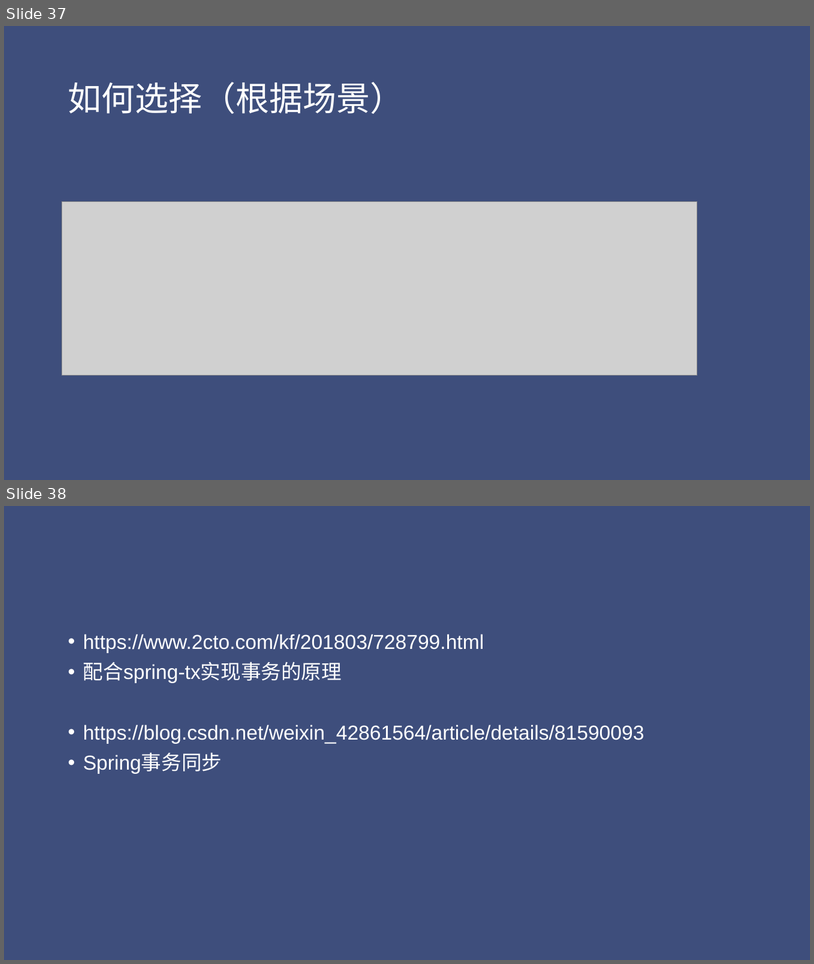
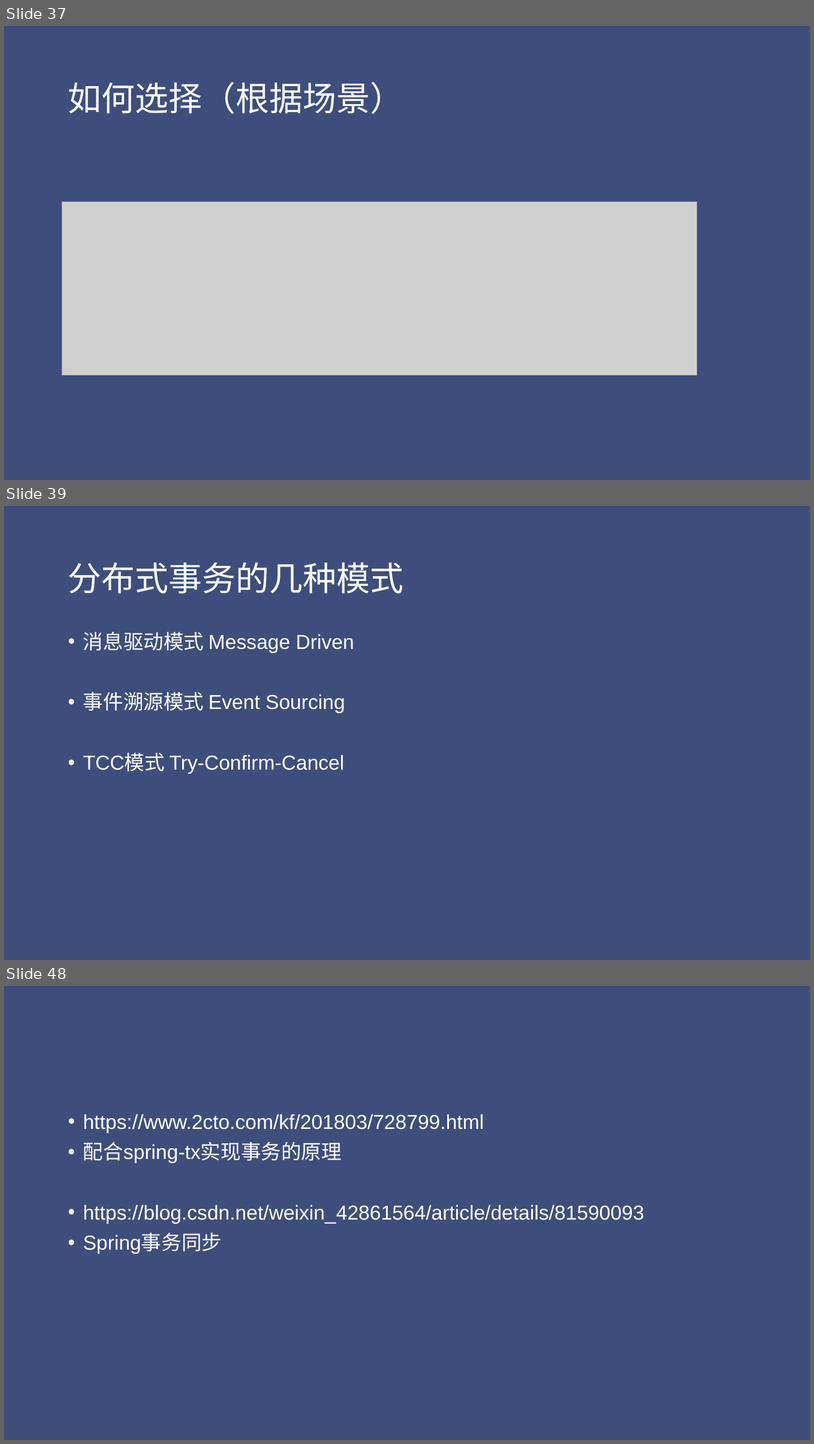
Before and after one commit to jungle0127/springcloudstudy, a slide deck: docs/distributedsystemtransaction.pptx. Shown one above the other, each under a label of ours: slides 37 and 38 before the commit, slides 37, 39 and 48 after it; the slides between them are not shown. The pictures are 814x964 and 814x1444 pixels, drawn with LibreOffice and Linux fonts; fonts in the diff are those of the drawing; grey boxes stand for pictures. Boxes give left, top, right and bottom in pixels: in the first picture for what was removed or moved away, otherwise in the second. Text is boxed around its words. In the diff, an @@ line names an element or a change of style, - is before the commit and + after.

```diff
--- a/docs/distributedsystemtransaction.pptx
+++ b/docs/distributedsystemtransaction.pptx
@@ slide 39 added at (x1=4, y1=506, x2=810, y2=960), background #3E4E7C @@
@@ title added at (x1=68, y1=562, x2=404, y2=594), 40 pt, text #FFFFFF @@
+分布式事务的几种模式
@@ text added at (x1=83, y1=631, x2=354, y2=774), 24 pt, text #FFFFFF @@
+• 消息驱动模式 Message Driven
+• 事件溯源模式 Event Sourcing
+• TCC模式 Try-Confirm-Cancel
@@ what was slide 38 is now slide 48 @@
```
Also in this commit, not shown: 9 other slides added.
